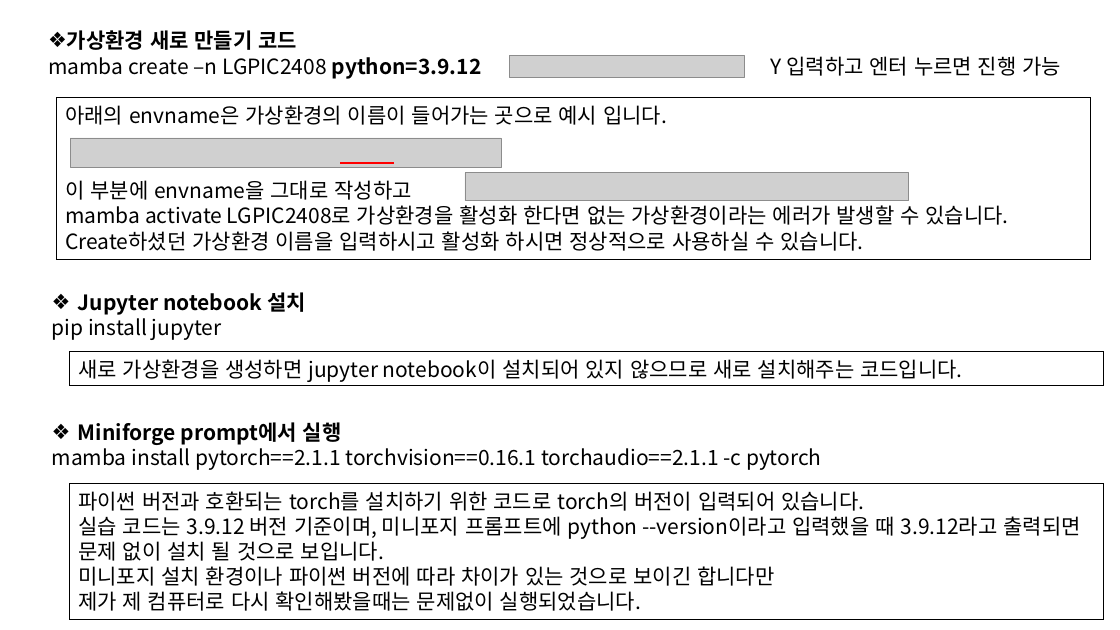
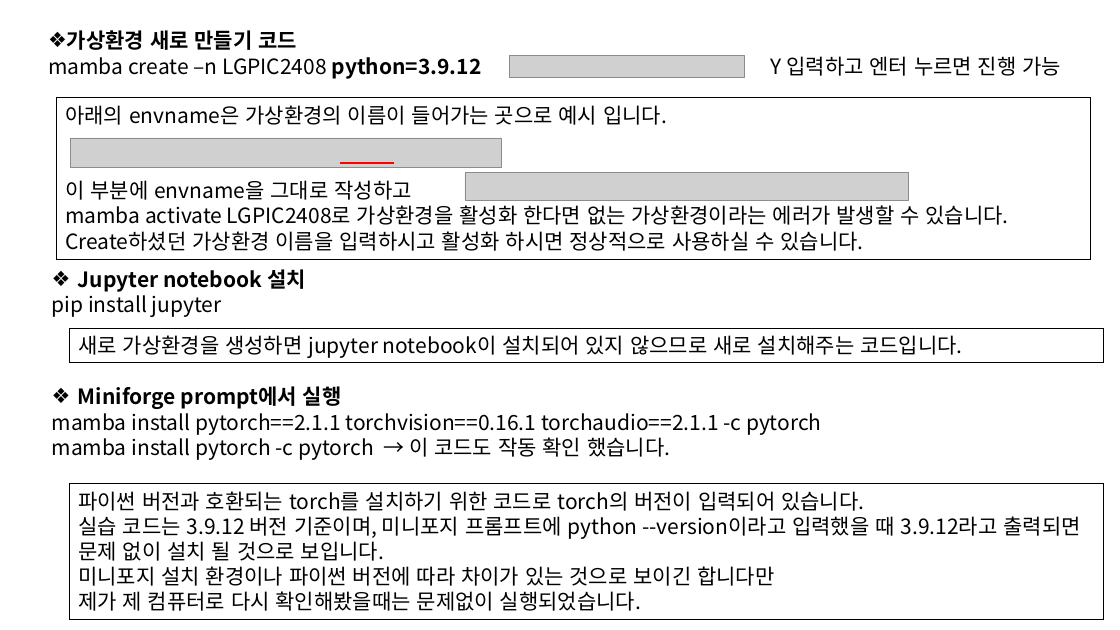
Before and after one commit to seungmunny/202408_PIC, a slide deck: slide 1 of 미니포지 가상환경 관련 자료.pptx. Drawn at 1120x630 pixels with LibreOffice and Linux fonts; fonts in the diff are those of the drawing; grey boxes stand for pictures. Boxes give left, top, right and bottom in pixels: in the first picture for what was removed or moved away, otherwise in the second. Text is boxed around its words. In the diff, an @@ line names an element or a change of style, - is before the commit and + after.

Commit message:
답지 및 가상환경 설명 파일 업로드

```diff
--- a/미니포지 가상환경 관련 자료.pptx
+++ b/미니포지 가상환경 관련 자료.pptx
@@ text "Jupyter notebook 설치": place and size @@
-text "Jupyter notebook 설치" at [52,292,306,340]
+text "Jupyter notebook 설치" at [52,269,306,317]
@@ rectangle "새로 가상환경을 생성하면 jupyter notebook이 ...": place and size @@
-rectangle "새로 가상환경을 생성하면 jupyter notebook이 ..." at [70,352,1104,386]
+rectangle "새로 가상환경을 생성하면 jupyter notebook이 ..." at [70,329,1104,362]
@@ text "Miniforge prompt에서 실행": place and size @@
-text "Miniforge prompt에서 실행" at [52,422,822,470]
+text "Miniforge prompt에서 실행" at [52,386,822,460]
@@ text at [52,434,670,460]: paragraph added @@
+mamba install pytorch -c pytorch → 이 코드도 작동 확인 했습니다.
```
